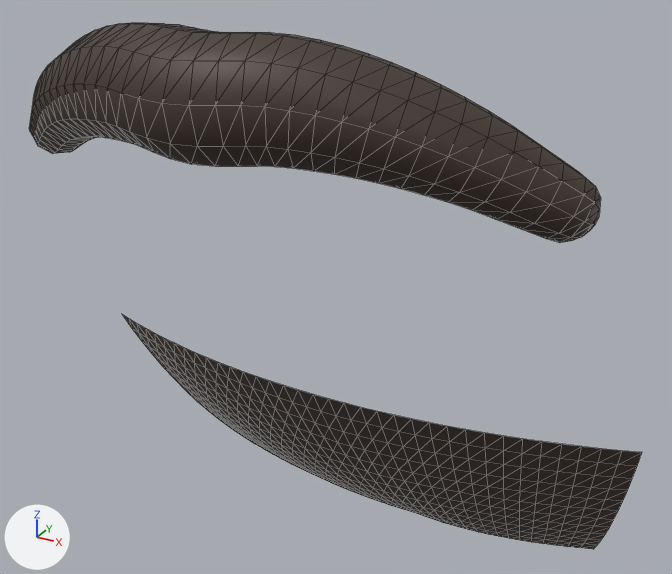
The glTF model Art/Characters/SK_Face_Goatee.glb as it was, and as the next commit left it.
One viewpoint serves both versions: a 50 mm lens placed at (0.117, -0.461, 1.49), pointed at (-0.003, -0.242, 1.381). Every picture has the same lights, and +X, +Y and +Z are marked at lower left. The picture after the commit comes second. Mesh edges are drawn as thin lines.

In view in the first picture: 'SK_Face_Goatee'.
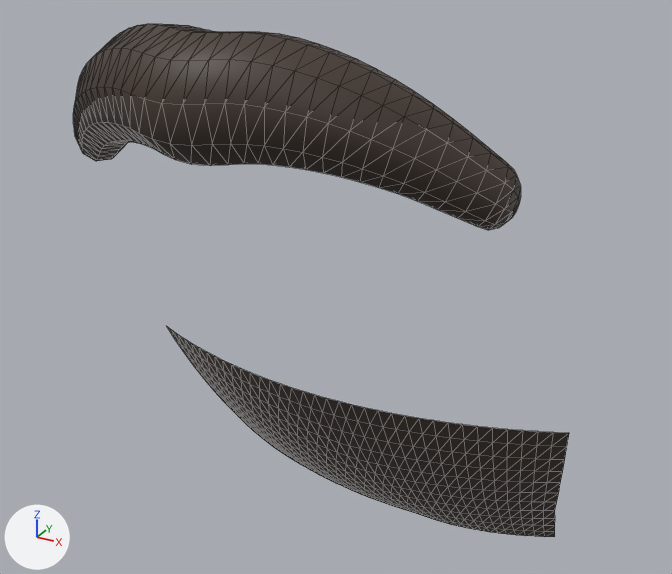
The newer file adds a shape key; the second version is drawn at full value of the shape key 'Face_Thin' of 'SK_Face_Goatee', and the change is written as the vertex moves it makes.

Boxes [x1, y1, x2, y2] around the edits, measured in the pictures (672 x 574 px; the box of a moved part takes in the faces that stretch with it):
'SK_Face_Goatee', reshaped (19% narrower): before [29, 22, 642, 549]; after [73, 24, 569, 537]
part 1 of me_sk_face_goatee, moved or reshaped: before [29, 22, 601, 242]; after [73, 24, 521, 230]
part 2 of me_sk_face_goatee, moved or reshaped: before [122, 314, 642, 549]; after [167, 327, 569, 537]

What changed in the scene script:
```text
Change me_sk_face_goatee:
    used by ob_sk_face_goatee; location = (0.0, 0.0, 0.0)
    remove me_sk_face_goatee.from_pydata(...)  # 824 vertices, 1550 faces; spans x -0.088..0.088, y -0.319..-0.182, z 1.261..1.462
    add me_sk_face_goatee.from_pydata(...)  # 824 vertices, 1550 faces; spans x -0.069..0.069, y -0.319..-0.182, z 1.261..1.462
    me_sk_face_goatee part 1: the loose piece of 392 vertices spanning x -0.078..0.078, y -0.319..-0.271, z 1.421..1.462 is scaled about its middle by (0.78, 1, 1)
    me_sk_face_goatee part 2: 408 of 824 vertices moved; they spanned x -0.088..0.088, y -0.257..-0.184, z 1.262..1.352 and now span x -0.069..0.069, y -0.257..-0.184, z 1.262..1.352; mean shift (0.0, 0.0, 0.0); largest move (0.088, -0.241, 1.352) -> (0.069, -0.241, 1.352)
```
